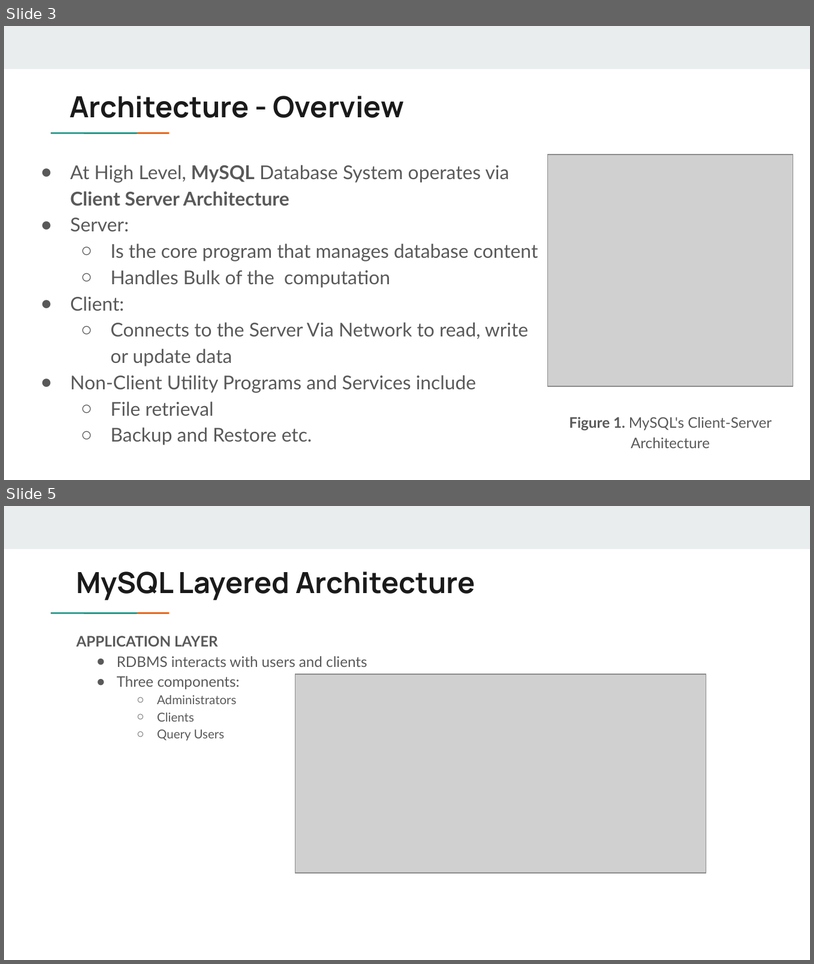
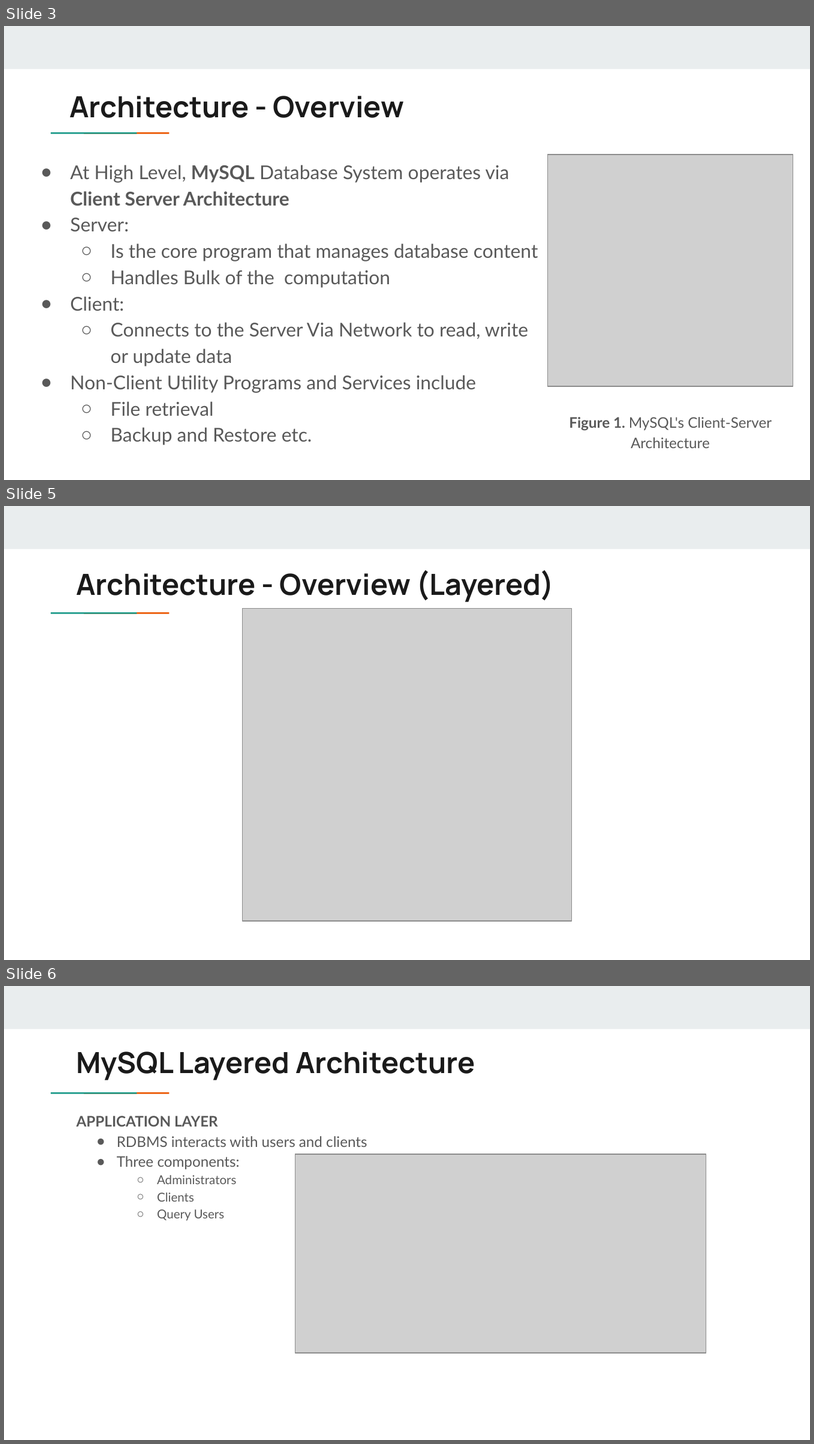
Before and after one commit to papaizaa/EECS4314, a slide deck: Slides/EECS4314 A1 Slides.pptx. Shown one above the other, each under a label of ours: slides 3 and 5 before the commit, slides 3, 5 and 6 after it; the slides between them are not shown. The pictures are 814x964 and 814x1444 pixels, drawn with LibreOffice and Linux fonts; fonts in the diff are those of the drawing; grey boxes stand for pictures. Boxes give left, top, right and bottom in pixels: in the first picture for what was removed or moved away, otherwise in the second. Text is boxed around its words. In the diff, an @@ line names an element or a change of style, - is before the commit and + after.

```diff
--- a/Slides/EECS4314 A1 Slides.pptx
+++ b/Slides/EECS4314 A1 Slides.pptx
@@ slide 5 added at bbox=[4, 506, 810, 960], background #FFFFFF; not listed: 3 template elements that a slide beside it also shows @@
@@ title added at bbox=[76, 570, 555, 602], 26 pt, text #1A1A1A, bold @@
+Architecture - Overview (Layered)
@@ picture added at bbox=[243, 609, 573, 921] @@
@@ what was slide 5 is now slide 6 @@
```
Also in this commit, not shown: 5 slides changed, 1 other slide added, 1 slide removed, 1 other file.
